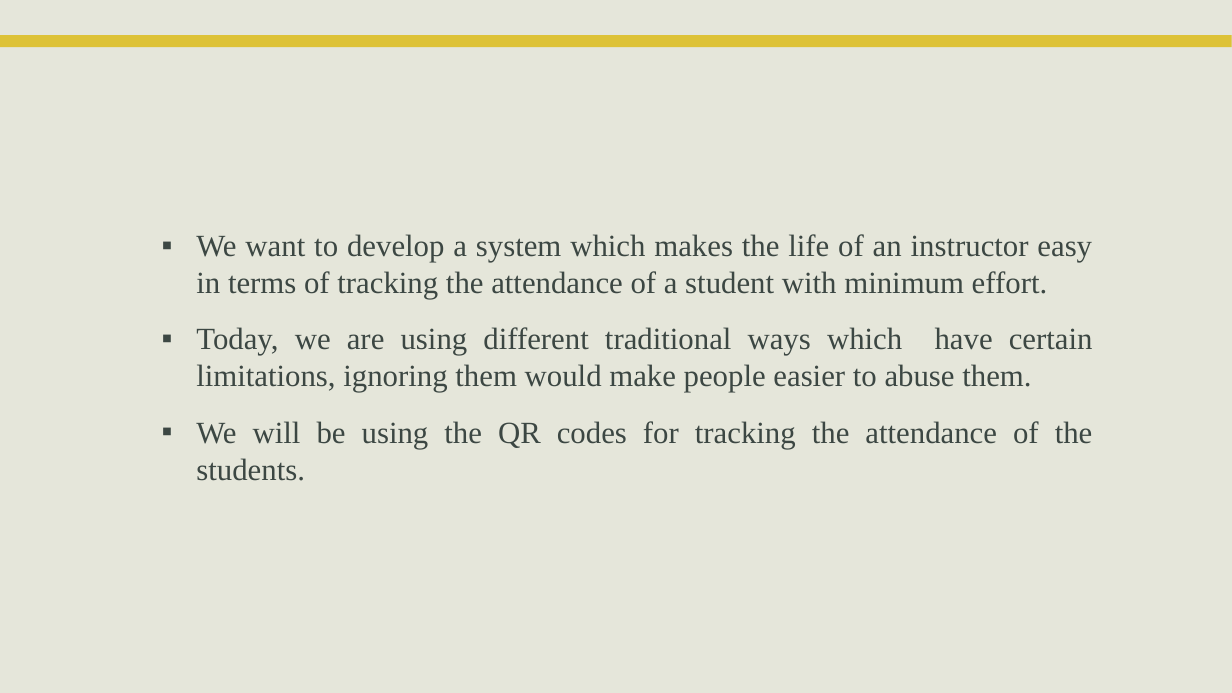
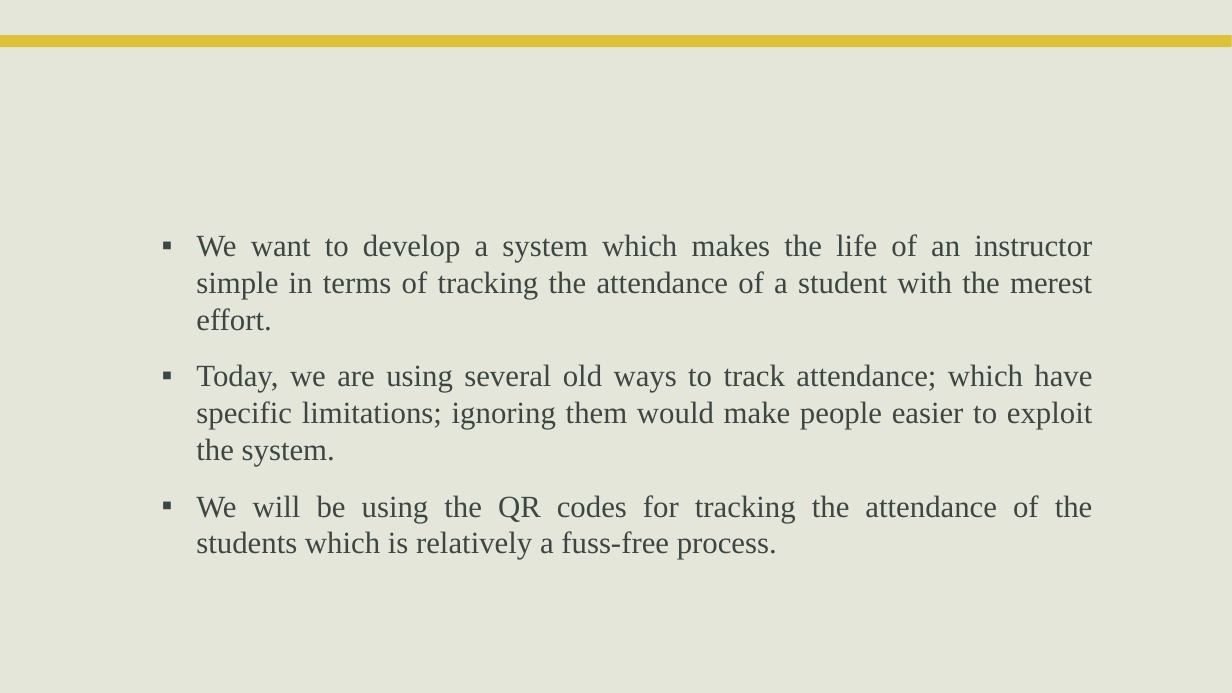
Before and after one commit to VamsiDevalla/Student-Attendance-Tracking, a slide deck: slide 3 of Presentations/final ppt.pptx. Drawn at 1232x693 pixels with LibreOffice and Linux fonts; fonts in the diff are those of the drawing; background and template pictures are left out. Boxes give left, top, right and bottom in pixels: in the first picture for what was removed or moved away, otherwise in the second. Text is boxed around its words. In the diff, an @@ line names an element or a change of style, - is before the commit and + after.

Commit message:
more changes

```diff
--- a/Presentations/final ppt.pptx
+++ b/Presentations/final ppt.pptx
@@ text at <box>196,234,1093,560</box>: text changed @@
-▪ We want to develop a system which makes the life of an instructor easy in terms of tracking the attendance of a student with minimum effort.
-▪ Today, we are using different traditional ways which have certain limitations, ignoring them would make people easier to abuse them.
-▪ We will be using the QR codes for tracking the attendance of the students.
+▪ We want to develop a system which makes the life of an instructor simple in terms of tracking the attendance of a student with the merest effort.
+▪ Today, we are using several old ways to track attendance; which have specific limitations; ignoring them would make people easier to exploit the system.
+▪ We will be using the QR codes for tracking the attendance of the students which is relatively a fuss-free process.
```
Also in this commit, not shown: 1 other slide changed, 2 slides added, 1 slide removed.
